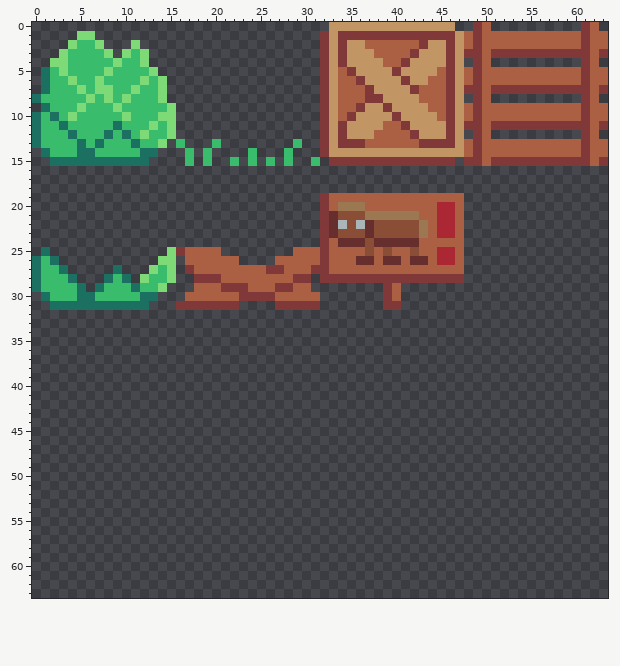
Edited in one commit: pixel-art sprite (Assets/Sprites/EnvironmentAtlas.png). That is the earlier state.
The file is 64x64 pixels.
And afterwards:
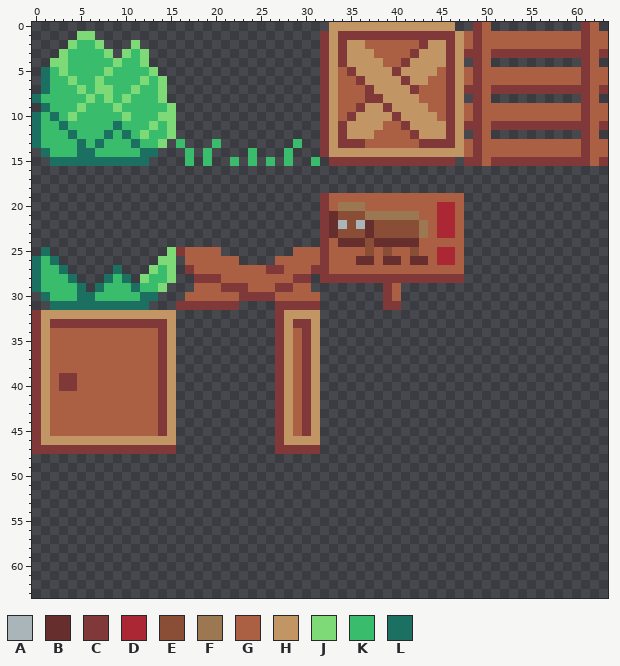
Palette (. is transparent): A #a9b5b9  B #672e2e  C #803838  D #ab2734  E #8a4e37  F #9c7852  G #ab6044  H #c29565  J #7ed977  K #39bd6d  L #1b7062
From old to new:
There is now colour C in row 32 at x 0 and 27; in row 33 at x 0, 2 to 14, 27 and 29 to 30; in rows 34 to 38 at x 0, 14, 27 and 30; in rows 39 to 40 at x 0, 3 to 4, 14, 27 and 30; in rows 41 to 45 at x 0, 14, 27 and 30; in row 46 at x 0 and 27.
There is now colour C in row 47 at x 0 to 15 and 27 to 31.
There is now colour G in rows 34 to 38 at x 2 to 13 and 29; in rows 39 to 40 at x 2, 5 to 13 and 29; in rows 41 to 45 at x 2 to 13 and 29.
There is now colour H in row 32 at x 1 to 15 and 28 to 31; in rows 33 to 45 at x 1, 15, 28 and 31; in row 46 at x 1 to 15 and 28 to 31.
